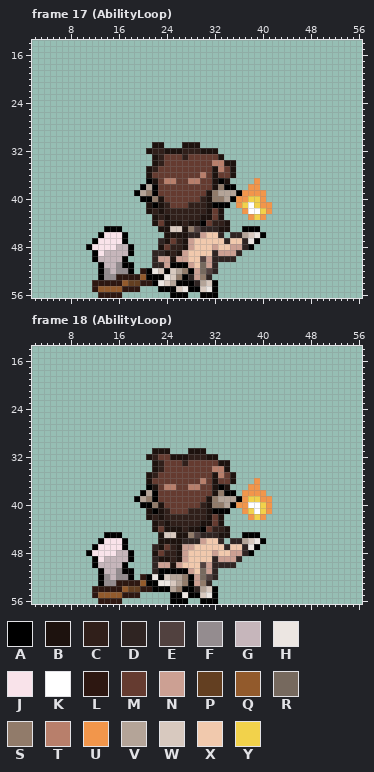
File history of a pixel-art file, art/BT/Mira/MiraBT.ase. The picture above was drawn from the file before the commit.
57x57 pixels, 112 frames. Colours within 5 levels of each other are drawn and written as one. Shown: frame 17 (AbilityLoop): x 2..56, y 14..56; frame 18 (AbilityLoop): x 2..56, y 14..56. The commit also changed other frames, which this record leaves out.
Visible layers, top first: "Fire", "Aura", "Base".
Palette (. is transparent): A #000000  B #1d120e  C #301f1a  D #2f2422  E #51413f  F #948c8f  G #c6b6bb  H #ece6e2  J #f9e3ea  K #ffffff  L #2d1711  M #653b30  N #cca093  P #633f21  Q #925a2c  R #76695e  S #917b6a  T #b87f6b  U #f2964b  V #b4a498  W #d8c9bf  X #f1c9ad  Y #f2d24b
Pixels before, frame 17 (AbilityLoop), first column x 11:
31 ...........BB...BBB............
32 ..........BCCBBBCCCBBB.........
33 ...........BCMMMCMMMMMB........
34 ...........BCMMMMMMMMTTBB......
35 ..........BCMMMMMMMMMBTMB......
36 ..........BMMMMMMMMTMBMMB......
37 ..........ABMTTMMTTMMBAB....U..
38 .........AVAMMMMMMMMMBSAA..UU..
39 ........AVSAMMMMMMMMBSVVVAUUUU.
40 .........AASBMMMMMMCBSSVAUUYYU.
41 ..........BABCMMMCCCBAAA.UYKYUU
42 ..........BCBCCCCCCCBMB...UKKYU
43 ...........BCBCCCCCBBMB....UYU.
44 ...........BMBBBCBBAMCCB.......
45 ...AAA......BBWWBSEDDDBB..AAA..
46 ..AJJJA......BBBBDDNXXD.DDVWHA.
47 .AJJJJA.....DBMCBNXXXXXDXXDHA..
48 AJJJJGGA....BMCCBNXXXNXXNNDA...
49 .AJGGGGA...DDBCBNXXXXDNNND.....
50 .AGGGGA....DNNBNNXXENDDDD......
51 ..AGGFAA...DDNAAANXRND.........
52 ..AFGFFA.LAHWAWVSANRED.........
53 ..AFFLLLLQAAAHWSADNSD..........
54 .LLLLLQPPLLAHWVAAADVWA.........
55 .LQQQQLLL...AAAWHAAWHA.........
56 ..LLLL........AAA..AAA.........
Pixels before, frame 18 (AbilityLoop), first column x 11:
31 ...........BBB...BBB...........
32 ..........BCMMBBBCCCBB.........
33 ...........BCMMMCMMMMMBB.......
34 ...........BCMMMMMMMMTTB.......
35 ..........BCMMMMMMMMMBTMB......
36 ..........BMMMMMMMMTMBMMB...U..
37 ..........ABMTTMMTTMMBAB...UU..
38 .........AVAMMMMMMMMMBSAA.UUUU.
39 ........AVSAMMMMMMMMBSVVVAUYYUU
40 .........AASBMMMMMMCBSSVAUUKKYU
41 ..........BABCMMMCCCBAAA..UYKYU
42 ..........BCBCCCCCCCBMB....UYU.
43 ...........BCBCCCCCBBMB........
44 ...........BMBBBCBBAMCCB.......
45 ...AAA......BWWBBSEDDDBB..AAA..
46 ..AJJJA.....BBBBDDDNXXD.DDVWHA.
47 .AJJJJA....DBMCBNNXXXXXDXXDHA..
48 AJJJJGGA...BMCCBNXXXXNXXNNDA...
49 .AJGGGGA...DBBCBNXXXXDNNND.....
50 .AGGGGA....DNNBNXXXENDDDD......
51 ..AGGFAA...DAAAAANXRND.........
52 ..AFGFFA.LAHAWVVSANRED.........
53 ..AFFLLLLQAAHHWVSANSD..........
54 .LLLLLQPPLLAAAVSAADVWA.........
55 .LQQQQLLL.....AAHAAWHA.........
56 ..LLLL........AAA..AAA.........
After the commit:
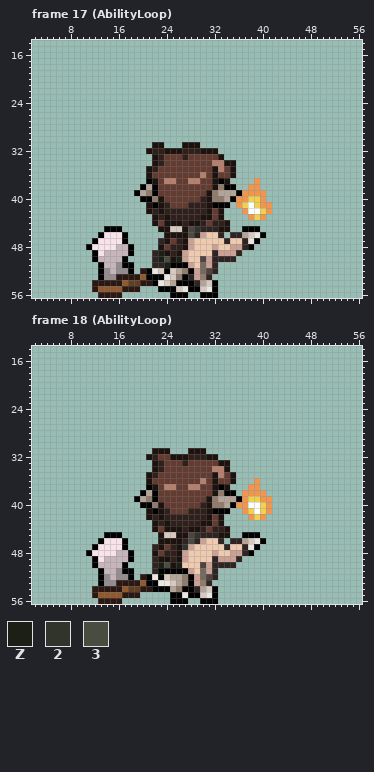
Colours new in this view: Z #1c1f16  2 #30342a  3 #484d40
Commit message: apr12 updated a few mira battle animations
From old to new:
Frame 17 (AbilityLoop), layers "Fire", "Base":
The edit turns colour E into colour 2 in row 45 at x 29.
The edit turns colour D into colour 3 in row 46 at x 28.
The edit turns colour N into colour 3 in row 50 at x 24.
The edit turns colour A into colour C in row 44 at x 30.
The edit turns colour S into colour E in row 45 at x 28.
The edit turns colour D into colour Z in row 49 at x 23.
The edit turns colour N into colour Z in row 50 at x 23 and 26; in row 51 at x 24.
Frame 18 (AbilityLoop), layer "Base":
The edit turns colour E into colour 2 in row 45 at x 29.
The edit turns colour N into colour 2 in row 47 at x 27.
The edit turns colour D into colour 3 in row 46 at x 28.
The edit turns colour N into colour 3 in row 50 at x 24.
The edit turns colour A into colour C in row 44 at x 30.
The edit turns colour S into colour E in row 45 at x 28.
The edit turns colour N into colour Z in row 50 at x 23 and 26.
Where, in picture pixels (left, top, right, bottom), the same in both pictures:
changed: (158, 220, 206, 268)
changed: (158, 526, 206, 568)
